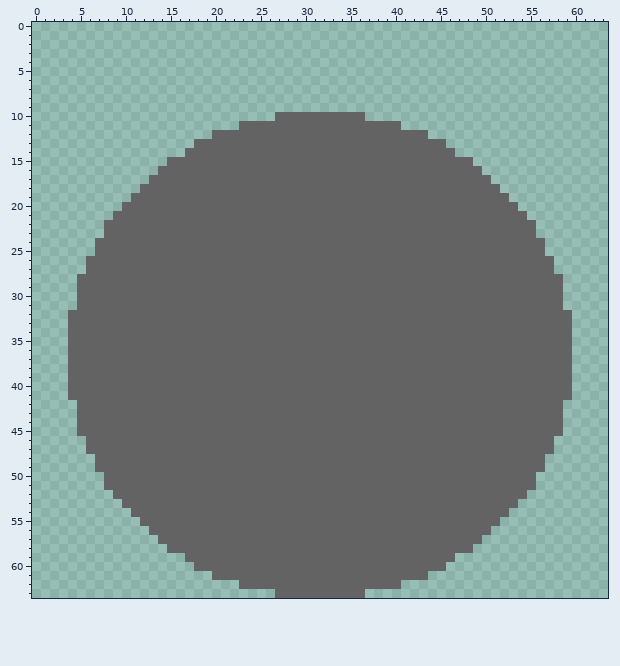
Two versions of one pixel-art sprite, sprites/spr_boulder/9d8ca207-e07d-43ec-ab24-bfb32d0c2227.png. Above is the file before it was changed.
The file is 64x64 pixels. Colours within 5 levels of each other are drawn and written as one.
Now the later version:
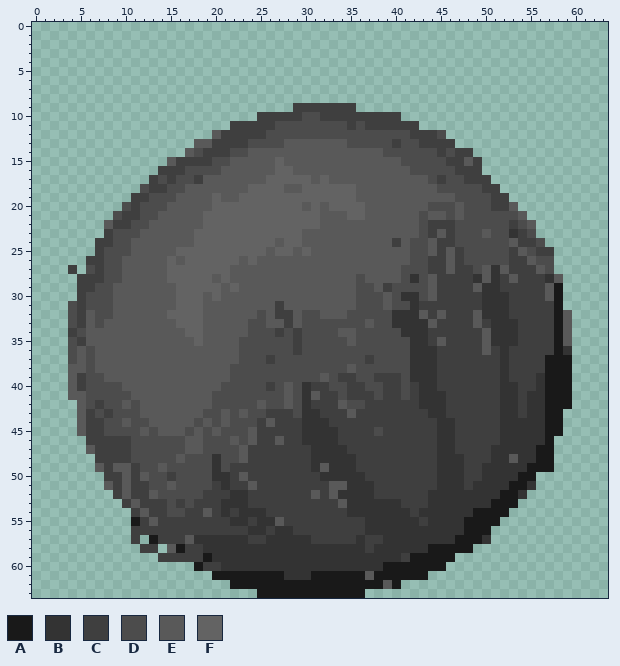
Palette (. is transparent): A #191919  B #333333  C #3f3f3f  D #4c4c4c  E #595959  F #636363
Difference:
Changed rows in their new state; - is an unchanged pixel.
first column x 4:
 9 -------------------------CCCCCCC------------------------
10 ---------------------CCCCCDDCCCCCCCCC-------------------
11 ------------------CCCCCDDDDDDDDCDCCCCCC-----------------
12 ----------------ECCCCCDDDDDDDDDDDDDDDDCCCD--------------
13 --------------EECCCCDDDDEEEEEEEDDDDDCDDCCCC-------------
14 -------------EDCCCDDEEEEEEEEEEEEEEEDDDDDDCDCC-----------
15 -----------ECCCCDDEEEEE-EEEEEEEEEEEEEDDDDDCCEC----------
16 ----------CCCDDDDEEEEEE--EEEEEEEEEEEEEDDDDDCCC----------
17 ---------CDCDDCEEEEEEE-----E-EEEEEEEEEEEDCDDCCC---------
18 --------DCCDDEEEEEEE----EE------EEEEEEEEEDDDDDCC--------
19 -------CCDDDEEEE-EE-------------EEEEEEEEEEEDDDDCC-------
20 ------DCDDDEEEEE----------E-E----EEEEEEEDDDEDDDCCE------
21 -----DCCDDEEEEE-------------EEE--EEEEEEDEEDEDDDDDDE-----
22 ----ECCDDEEEEEE-------------EEEEEEEEEEEDCCCDDDDDDCDE----
23 ----CDDDEEEEEE------------EEEEEEEEEEEEEDCECDDDEDDBCD----
24 ---CCDDEEEEEEE---------E--EEEEEEEEEECEDDECCDDDDDDECCD---
25 ---CDDDEEEEE----------E--E-EEEEEEEEEEEDDECECDDDDDCEDCC--
26 --CCDDEEEEE-E------E-EEEEEEEEEEEEEEEEEDDCCECDDDDDCCEDD--
27 C-DCDDEEEEE-------EEEEEEEEEEEEEEEEEEEDDDCCECCDEBECCCED--
28 -CCCDDEEEEE-----E-EEEEEEEEEEEEEEDEEEEDBDECCCCBEBCECCCBE-
29 -CCDDEEEEEEE-----E-EEEEEEEEEEEEEDDECDDDDECCCCEBBCCCCCEA-
30 -CDDDEEEEEEE---E-EEEEEEEEEEEEEEEDDDEDBBDECCCCCBBBCCCCEA-
31 DCDDDEEEEEEE---EEEEEEEECEEEEEEEEDDDEDDBCCCCCCCBBBCCCCCA-
32 DCEDDEEEEEE----EEEEEEDECCEDDEEEDDDDDBBBECECCCEBBBCCCCCAE
33 DCEDEEEEEEEE---EEEEEDDEECEDDDDDDDEDDBBBBECCCCECBBBCCCCAE
34 CDEEEEEEEEEEE--EEEEEDDDCDCDDDDEEDDDDDBBBCCCCCCEBBBCCCCAE
35 DCEEEEEEEEEEEE-EEEEDDDDDDCDDDDDEDDDDDDBBCECCCCEBBBCCCCAE
36 DEDEEEEEEEEEEEEEEEEDDDDDDCDDDDDDDDDDDDBBBCCCCCECBCCCCCAB
37 DEDEEEEEEEEEEEEEEEEDDDCDDDDDDDDDDCDDDDBBBCCCCCCCBCCCCAAA
38 EEDEEEEEEEEEEEEEEEDDDDDDDDDDDDDEDDDDDDBBBCCCCCCCBCCCCAAA
39 ECDDEEEEEEEEEEEEEEDDDDDDDDDDEDCCDDCCCDBBBCCCCCCCBCCCBAAA
40 ECDDDDEEEEEEEEEEEDDDDDCDEDBCCDDCCDDCCDCBBCCCCCCCBBCCBAAA
41 EEDDDDDEEEEEEEEEDDDDDDDDEDBECCDCCCDCCDCBBBCCCCCCBBCBBAAA
42 -EDCDDEDEEEEEEEEDDDDDEDDEDBCCCEDDCCCCCCBBBCCCCCCBBCBBAAA
43 -ECDCDDDEEEEEEEDDEDEDDCCCDBBCCCECCCCCCCCBBCCCCCCBBCBBAA-
44 -ECCDDEDDEEEEEDEDEDDDCECCCBBBCCCCCCCCCCCCBBCCCCCBBBBBAA-
45 -ECCDDDDEDEEEDEDEDDDECCCCCBBBBCCCCDCCCCCCBBCCCCCBBBBBAA-
46 --CCCCCDDDDDDEEDDDEDECCECCBBBBCCCCCCCCCCCBBCCCCCBBBBBA--
47 --ECCCCDDDDDDEEDDDDECCCCCCCBBBBCCCCCCCCCCBBCCCCBBBBBAA--
48 ---CCCCDDDDDEDDDBDDECCCCCCCBBBBBCCCCCCCCCBBBCCCBBEBBAA--
49 ---ECEECDDEDDDDDBDCCCCCCCCCBEBBBCCCCCCCCCBBBCCBBBBBAAA--
50 ----CCECEDDCDDDDBBCECCCCCCCCBBBBBCCCCCCCCBBBCCBBBBAA----
51 ----ECECCDDEDDDDCBCCECCCCCCCCEEBBBCCCCCCCBBBCBBBBAAB----
52 -----CECCEDDDDDCCCBBCCCCCCCECEBBBBCCCCCCBBBBBBBBAAB-----
53 ------CECCCDCDCCCBBBCCCCCCCCCCEBBBBBBCCCBBBBBBBAAA------
54 -------CECCDDCCECBCBBBCCCCCCCCCBBBBBBBCBBBBBBAAAA-------
55 -------ACECCCCCCCCBBCBBECCCCCCCCCBBBBBBCBBBBAAAA--------
56 -------CCCCCCCCCCCCCBBCBBCCCCCCCCBBBBBBBBBBBAAA---------
57 -------C-ACCCEBBBBBBCCBBBBBCCCCCBCCBBBBBBBBAAAB---------
58 --------CC-EACCBBBBBBBBBBBBBBBBBBCBBBBBBAAAAA-----------
59 ----------CCCCCABBBBBBBBBBBBBBBBBBBBBCAAAAA-------------
60 --------------ACCBBBBBBBBBBBBBBBBBBAAAAAAA--------------
61 ----------------AAAAAAAABBBAAAAAAEAAAAAA----------------
62 ------------------AAAAAAAAAAAAAAAAAEA-------------------
63 ---------------------AAAAAAAAAAAA-----------------------
Where, in picture pixels (left, top, right, bottom), the same in both pictures:
changed: (68, 103, 572, 598)
